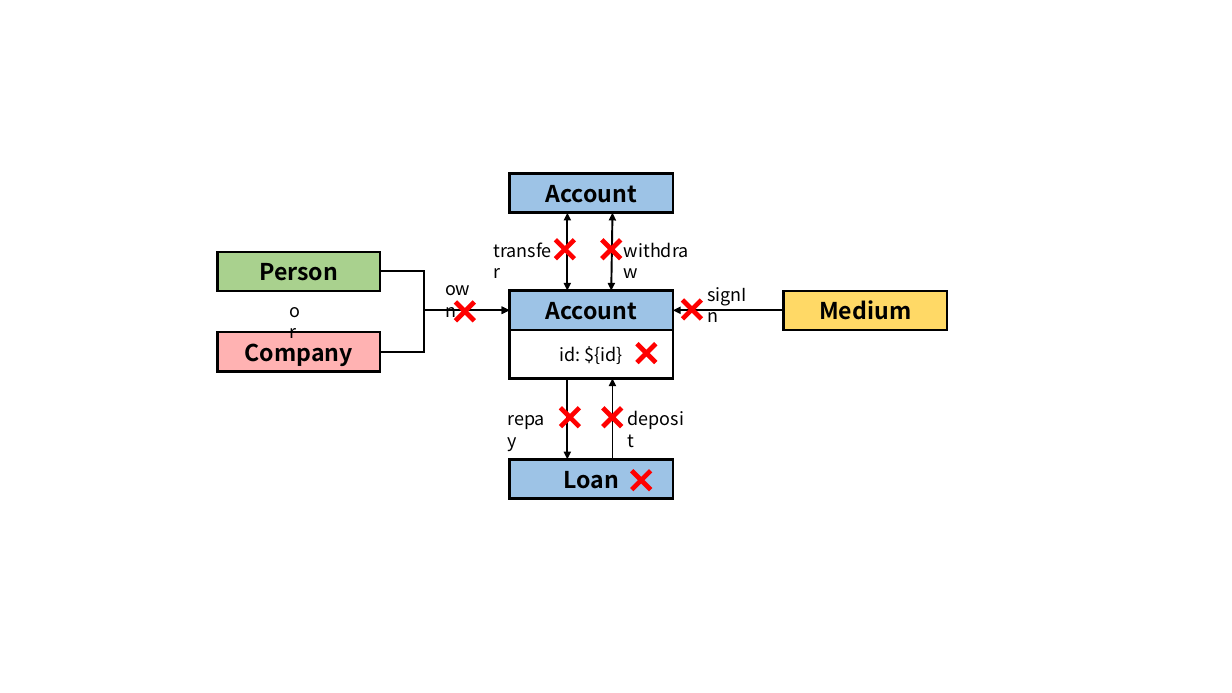
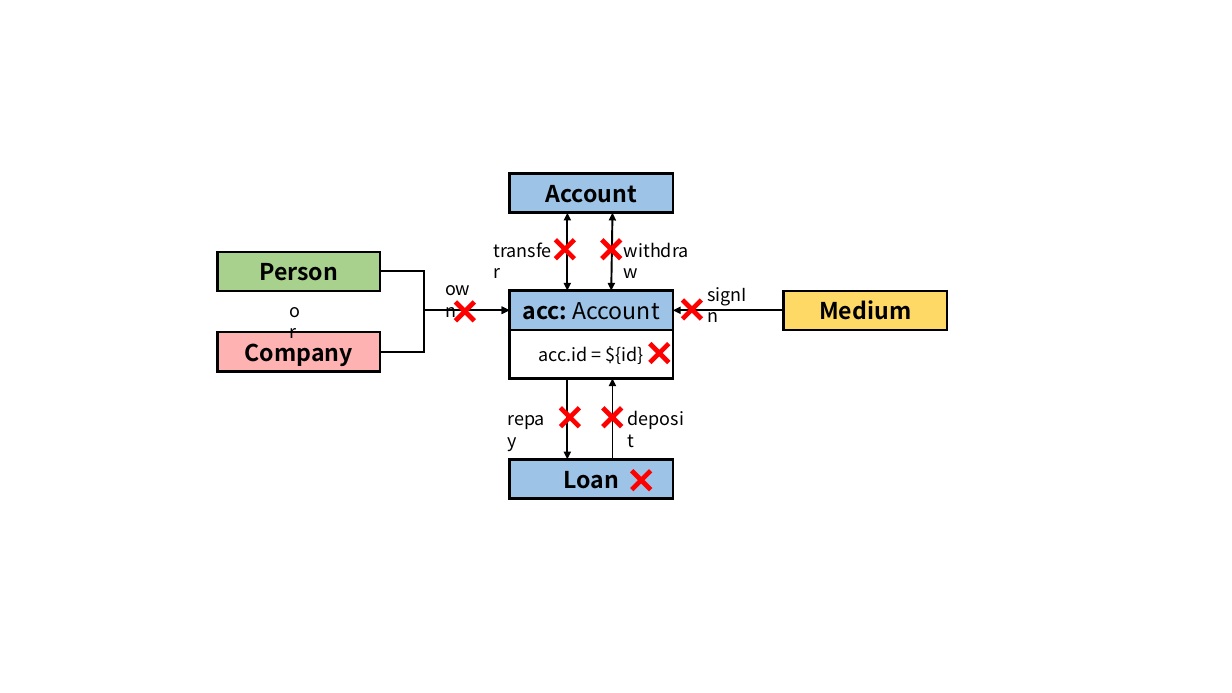
Before and after one commit to ldbc/ldbc_finbench_docs, a slide deck: slide 13 of patterns/transaction-write.pptx. Drawn at 1232x693 pixels with LibreOffice and Linux fonts; fonts in the diff are those of the drawing. Boxes give left, top, right and bottom in pixels: in the first picture for what was removed or moved away, otherwise in the second. Text is boxed around its words. In the diff, an @@ line names an element or a change of style, - is before the commit and + after.

```diff
--- a/patterns/transaction-write.pptx
+++ b/patterns/transaction-write.pptx
@@ text in rectangle at [522,302,659,320]: text changed; bold off @@
-Account
+acc: Account
@@ text in rectangle at [538,346,644,364]: text changed @@
-id: ${id}
+acc.id = ${id}
@@ cross: place and size @@
-cross at [628,335,665,371]
+cross at [641,335,677,371]
```
Also in this commit, not shown: 13 other slides changed, 49 other files.
